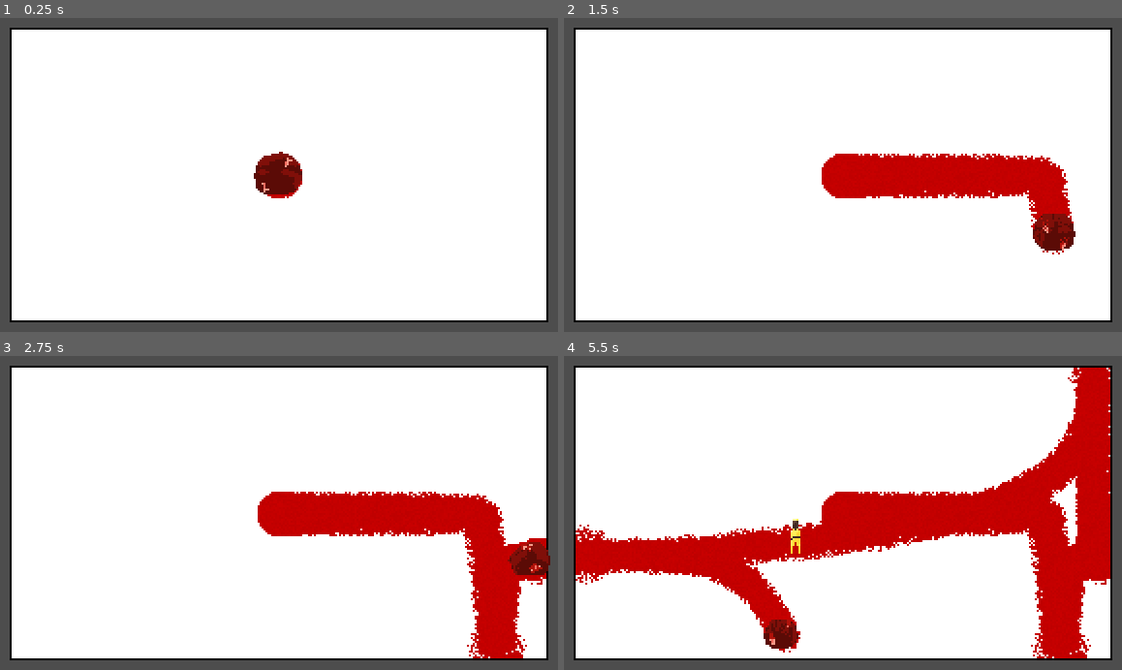
Above: before the commit, frames 1-4 (two rows, left to right).
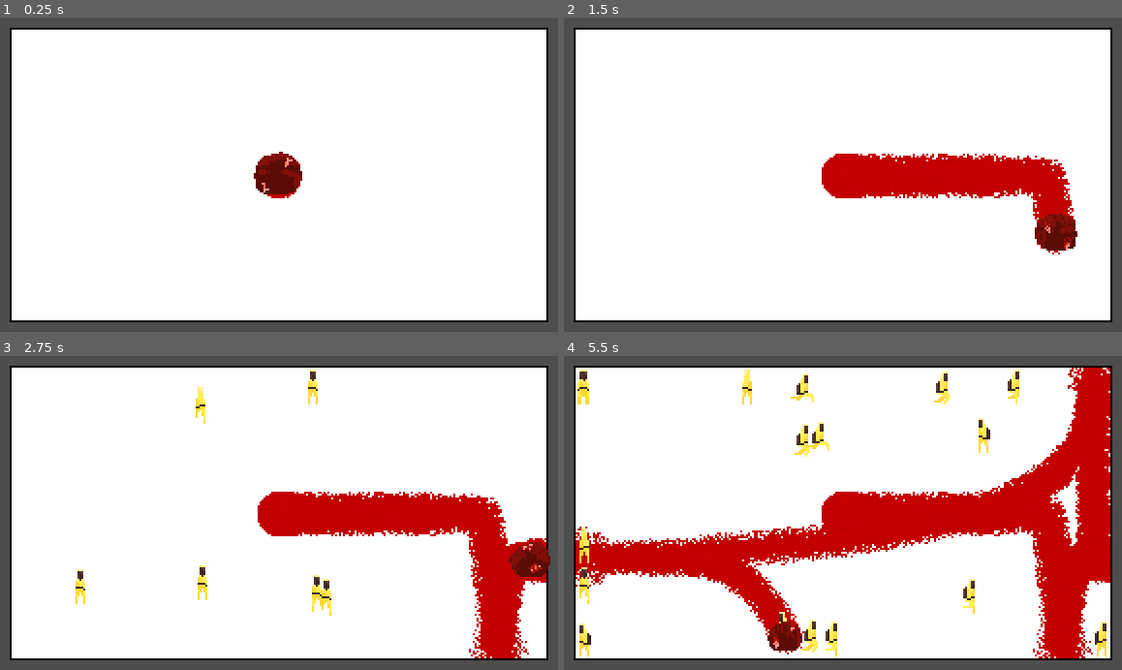
Above: after the commit, the same moments.

Repository: fawfle/blood-jam-cu
Game: Godot game, scene res://scenes/main.tscn
The game is run twice, just before and just after one commit, with the same random seed, the same clock (stepped at 60 frames per second) and the same inputs. The engine's default icon, where the game draws it, is replaced by a stand-in: a white triangle on a blue panel in a dark square.
Inputs:
- Up to frame 1 (0.25 s): no input
- Up to frame 2 (1.5 s): tap Enter at 0.5, 0.6 s; hold D (right) 0.53-1.28 s; hold S (backward) from 1.28 s (still down); tap Shift (dash) at 1.35 s
- Up to frame 3 (2.75 s): tap Enter at 1.55, 2.1 s; release S (backward) at 2.03 s; hold D (right) from 2.03 s (still down)
- Up to frame 4 (5.5 s): release D (right) at 2.78 s; hold W (forward) 2.78-3.53 s; tap Backspace at 2.85 s; tap Enter at 3.05, 3.8, 4.55, 5.1 s; hold A (left) 3.53-5.03 s; tap 0 at 3.6 s; tap 9 at 4.35 s; hold S (backward) from 5.03 s (still down)

The runs differ from the first frame. In frame 1, less than 0.1% of the frame differs, in the area x 52-55%, y 48-57%; in frame 2, 0.9%; in frame 3, 1.8%; in frame 4, 5.4%, in the area x 2-98%, y 3-97%.

Commit message:
working on player

Diff:
--- a/project.godot
+++ b/project.godot
@@ -68,7 +68,7 @@
 [layer_names]
 
 2d_physics/layer_1="player"
-2d_physics/layer_2="ground"
+2d_physics/layer_2="wall"
 2d_physics/layer_3="enemy"
 
 [rendering]
--- a/scenes/enemies/enemy/enemy.gd
+++ b/scenes/enemies/enemy/enemy.gd
@@ -8,6 +8,10 @@
 var direction: Vector2 = Vector2.ZERO
 
 @onready var area: Area2D = $Area2D
+
+const blood_color = Color(0.631, 0.0, 0.0, 1.0)
+
+var dead: bool = false
 
 func _ready() -> void:
 	area.body_entered.connect(_on_body_entered)
@@ -26,7 +30,29 @@
 
 func _on_body_entered(body: Node2D) -> void:
 	if body.is_in_group("player"):
-		Global.blood += blood
-		Global.enemy_eaten.emit(self)
-		if Global.ground: Global.ground.paint_circle(global_position, 5)
-		queue_free()
+		die()
+
+func die():
+	dead = true
+	await move_towards_player()
+	if not dead: return
+
+	Global.blood += blood
+	Global.enemy_eaten.emit(self)
+	process_mode = Node.PROCESS_MODE_DISABLED
+	if Global.ground: Global.ground.paint_circle_color(global_position, randi_range(4,6), blood_color, true)
+
+	queue_free()
+
+## played on death
+func move_towards_player() -> void:
+	var move_toward_speed = 600.0
+
+	while global_position.distance_to(Global.player.global_position) > max(Global.player.size - 4, 0):
+		var speed_delta: float = move_toward_speed * get_physics_process_delta_time()
+		move_toward_speed *= 1.1
+		position = global_position.move_toward(Global.player.global_position, speed_delta)
+		await get_tree().physics_frame
+		if global_position.distance_to(Global.player.global_position) > Global.player.size + 4:
+			dead = false
+			break
--- a/scenes/enemies/fodder/fodder.gd
+++ b/scenes/enemies/fodder/fodder.gd
@@ -19,4 +19,4 @@
 func find_direction() -> void:
 	var enemy_position: Vector2 = position
 	var player_position: Vector2 = player.position
-	direction = enemy_position.direction_to(player_position)
+	direction = -enemy_position.direction_to(player_position)
--- a/scenes/ground/ground.gd
+++ b/scenes/ground/ground.gd
@@ -59,6 +59,9 @@
 func paint_circle(circle_pos: Vector2i, radius: int) -> int:
 	return paint_circle_helper(circle_pos, radius, paint_pixel)
 
+func paint_circle_color(circle_pos: Vector2i, radius: int, color, repaint: bool) -> int:
+	return paint_circle_helper(circle_pos, radius, func(x, y): return paint_pixel_color(x, y, color, repaint))
+
 func clear_circle(circle_pos: Vector2i, radius: int) -> int:
 	return paint_circle_helper(circle_pos, radius, clear_pixel)
 
@@ -76,7 +79,7 @@
 			# check if it's in circle
 			var pos: Vector2i = Vector2i(x, y)
 			var distance = circle_pos.distance_to(pos)
-			var ignore_chance = 1 - pow((distance / radius), 3)
+			var ignore_chance = 1 - pow((distance / radius), 2)
 
 			if distance < radius and randf() < ignore_chance:
 				# random chance to not paint based on distance
@@ -91,25 +94,42 @@
 	return circle_pos.distance_to(pos) < radius
 
 
-func paint_pixel(x: int, y: int) -> bool:
+func paint_pixel(x: int, y: int, repaint: bool = false) -> bool:
 	if not is_in_image(x, y): return false
 
 	var current_color = blood_image.get_pixel(x, y)
-	if current_color.a != 0:
+	var painted: bool = current_color.a != 0
+	if not repaint and painted:
 		return false
 
 	blood_image.set_pixel(x, y, lerp(blood_color, blood_color_alt, randf()))
-	filled_pixels += 1
+	if not painted: filled_pixels += 1
 	updated_image = true
 	return true
 
-func clear_pixel(x: int, y: int) -> bool:
+func paint_pixel_color(x: int, y: int, color: Color, repaint: bool = false) -> bool:
+	if not is_in_image(x, y): return false
+
+	var current_color = blood_image.get_pixel(x, y)
+	var painted: bool = current_color.a != 0
+	if not repaint and painted:
+		return false
+
+	blood_image.set_pixel(x, y, color)
+	if not painted: filled_pixels += 1
+	updated_image = true
+	return true
+
+
+func clear_pixel(x: int, y: int, repaint: bool = false) -> bool:
 	if not is_in_image(x, y): return false
 	var current_color = blood_image.get_pixel(x, y)
-	if current_color.a == 0:
+	var painted: bool = current_color.a != 0
+	if not repaint and not painted:
 		return false
 
 	blood_image.set_pixel(x, y, Color(0, 0, 0, 0))
+	if painted: filled_pixels -= 1
 	updated_image = true
 	return true
 
--- a/scenes/player/player.gd
+++ b/scenes/player/player.gd
@@ -86,7 +86,6 @@
 	var collision := get_last_slide_collision()
 	if collision != null:
 		# when hitting wall, splatter
-		print(previous_velocity)
 		paint_trail(global_position + (size / 2 * previous_velocity.normalized()), size + previous_velocity.length() / 50)
 		bounce(previous_velocity, collision)
 
--- a/scenes/player/player.tscn
+++ b/scenes/player/player.tscn
@@ -113,6 +113,7 @@
 radius = 9.0
 
 [node name="Player" type="CharacterBody2D" groups=["player"]]
+collision_mask = 2
 script = ExtResource("1_8afob")
 
 [node name="AnimatedSprite2D" type="AnimatedSprite2D" parent="."]
--- a/scenes/wall/wall.tscn
+++ b/scenes/wall/wall.tscn
@@ -7,6 +7,8 @@
 size = Vector2(2, 10)
 
 [node name="Wall" type="StaticBody2D"]
+collision_layer = 2
+collision_mask = 0
 script = ExtResource("1_toau8")
 
 [node name="Sprite2D" type="Sprite2D" parent="."]
--- a/scripts/debug.gd
+++ b/scripts/debug.gd
@@ -40,5 +40,9 @@
 
 	if input_command.begins_with("b"):
 		Global.blood += int(input_num)
+	if input_command.begins_with("br"):
+		Global.blood = int(input_num)
 	if input_command.begins_with("r"):
 		Global.main.resize_room()
+	if input_command.begins_with("s"):
+		Global.main.enemy_spawn_time = 0.2
